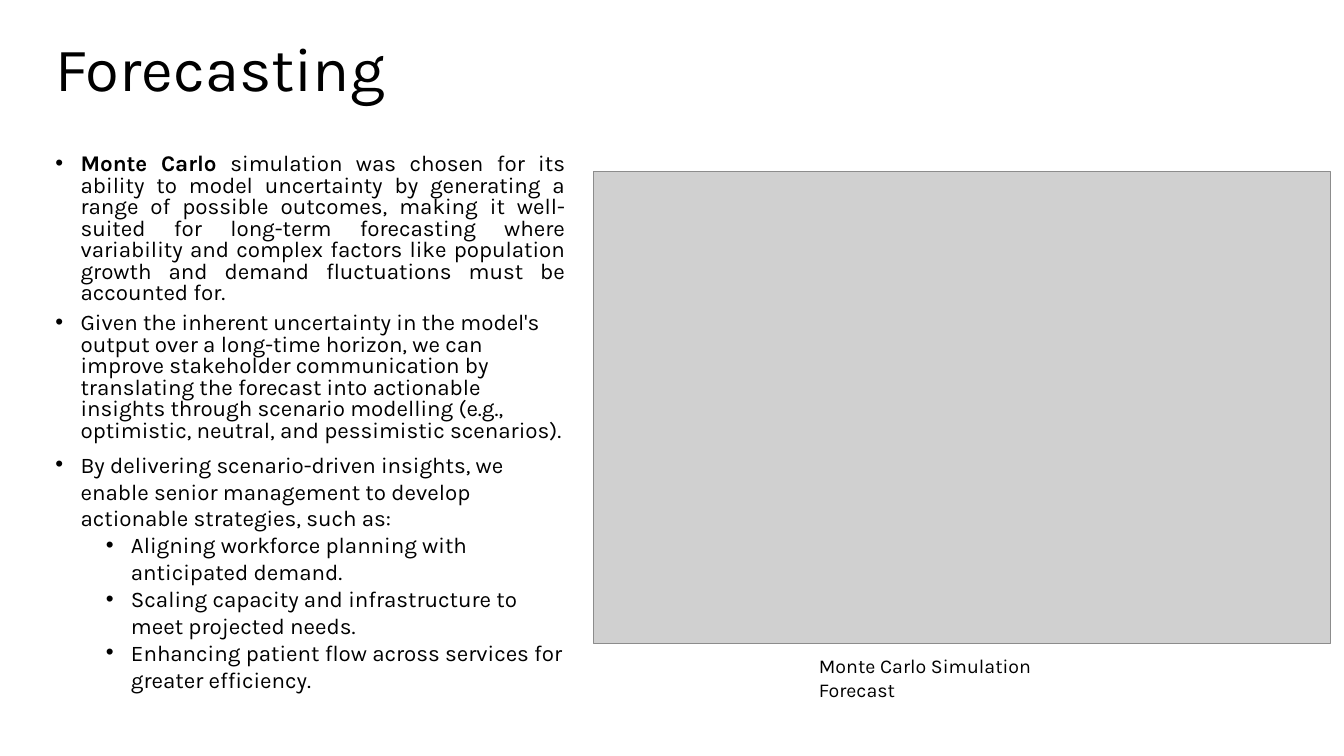
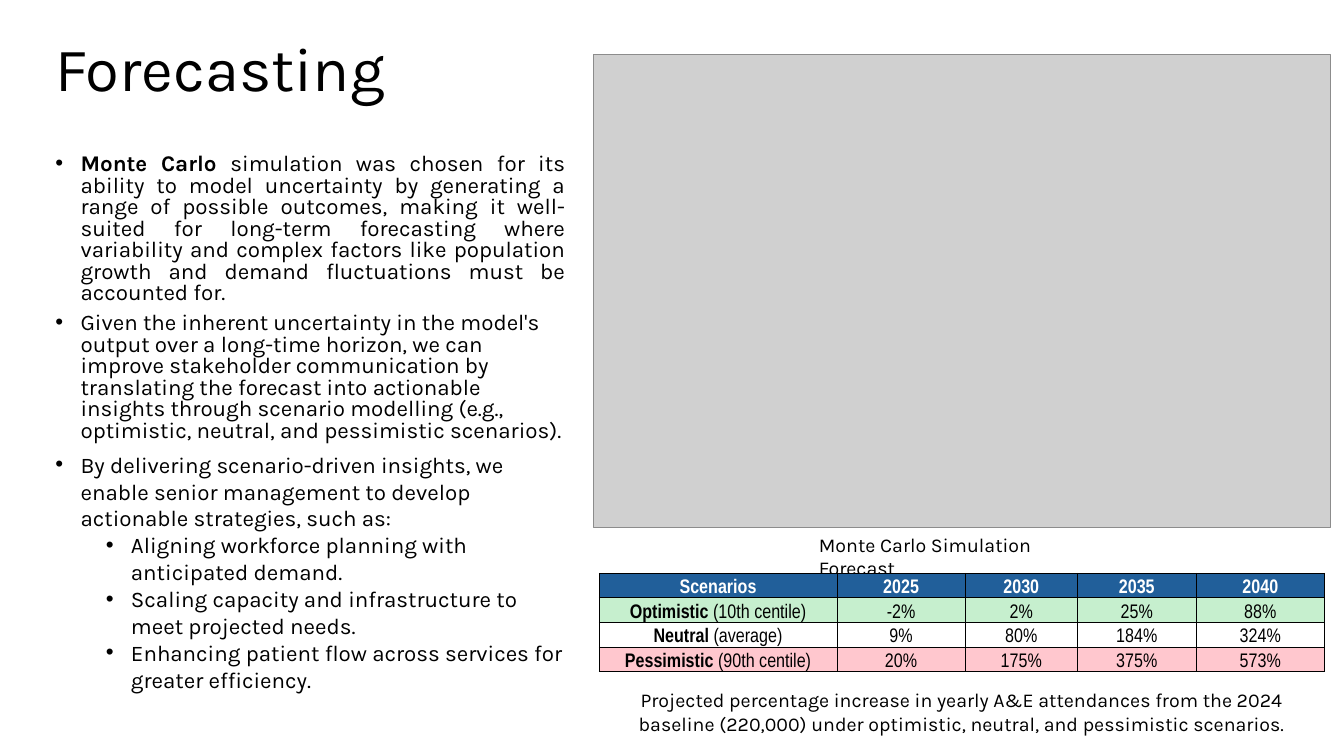
Before and after one commit to IgnacioFabietti/NWA_monte_carlo_forecasting, a slide deck: slide 4 of marcos_fabietti_Predicting_A&E_Demand.pptx. Drawn at 1344x756 pixels with LibreOffice and Linux fonts; fonts in the diff are those of the drawing; grey boxes stand for pictures. Boxes give left, top, right and bottom in pixels: in the first picture for what was removed or moved away, otherwise in the second. Text is boxed around its words. In the diff, an @@ line names an element or a change of style, - is before the commit and + after.

```diff
--- a/marcos_fabietti_Predicting_A&E_Demand.pptx
+++ b/marcos_fabietti_Predicting_A&E_Demand.pptx
@@ picture: place and size @@
-picture at [594,171,1331,644]
+picture at [594,55,1331,528]
@@ text "Monte Carlo Simulation Forecast" rewrapped from [819,659,1031,698] to [819,538,1031,581] @@
@@ table added at [599,574,1324,675], 4 rows, 5 columns @@
+Scenarios | 2025 | 2030 | 2035 | 2040
+Optimistic (10th centile) | -2% | 2% | 25% | 88%
+Neutral (average) | 9% | 80% | 184% | 324%
+Pessimistic (90th centile) | 20% | 175% | 375% | 573%
@@ text added at [639,693,1284,736], 14 pt, text #000000 @@
+Projected percentage increase in yearly A&E attendances from the 2024 baseline (220,000) under optimistic, neutral, and pessimistic scenarios.
```
Also in this commit, not shown: 1 other slide changed, 1 other file.
